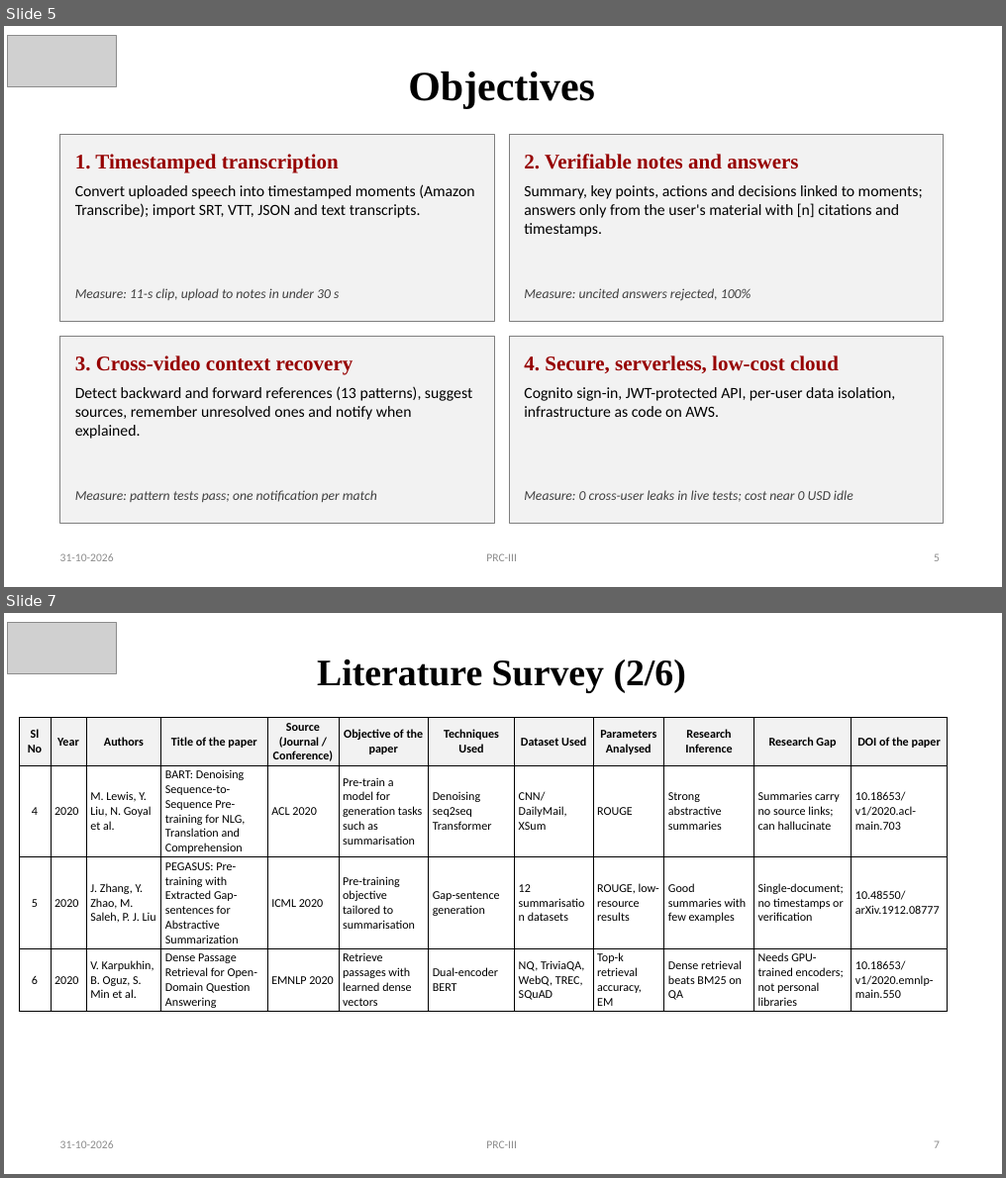
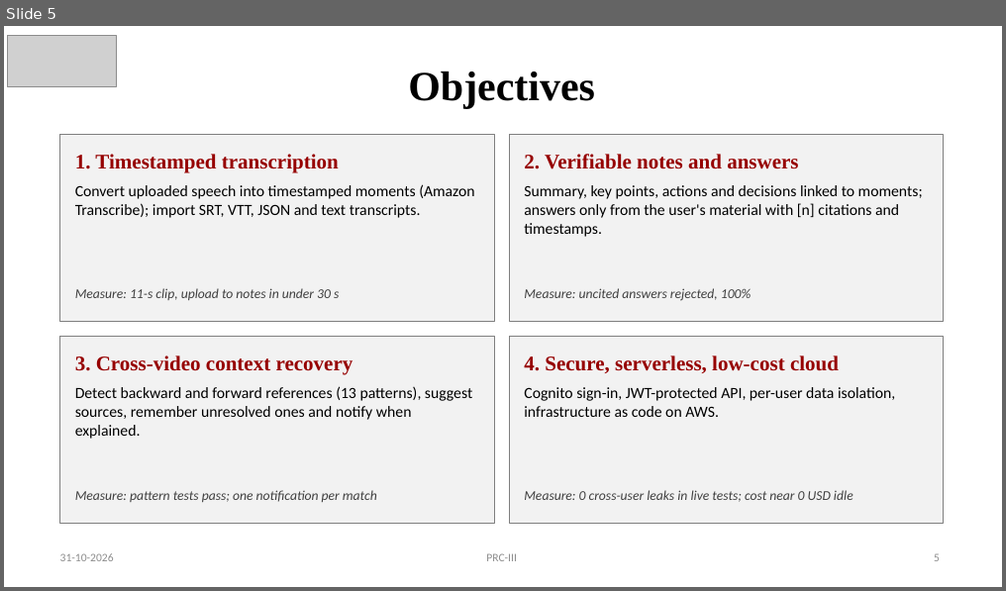
Before and after one commit to kmithileshhhhh05/cloudnote-ai, a slide deck: docs/submission/CloudNote_AI_PRC-III_Review.pptx. Shown one above the other, each under a label of ours: slides 5 and 7 before the commit, slide 5 after it; the slides between them are not shown. The pictures are 1006x1178 and 1006x591 pixels, drawn with LibreOffice and Linux fonts; fonts in the diff are those of the drawing; grey boxes stand for pictures. Boxes give left, top, right and bottom in pixels: in the first picture for what was removed or moved away, otherwise in the second. Text is boxed around its words. In the diff, an @@ line names an element or a change of style, - is before the commit and + after.

```diff
--- a/docs/submission/CloudNote_AI_PRC-III_Review.pptx
+++ b/docs/submission/CloudNote_AI_PRC-III_Review.pptx
@@ slide 7 removed at bbox=[4, 613, 1002, 1174], background #FFFFFF @@
@@ picture removed at bbox=[8, 622, 116, 673] @@
@@ text removed at bbox=[317, 659, 686, 693] @@
-Literature Survey (2/6)
@@ table removed at bbox=[19, 718, 947, 1012], 4 rows, 12 columns @@
-Sl No | Year | Authors | Title of the paper | Source (Journal / Conference) | Objective of the paper | Techniques Used | Dataset Used | Parameters Analysed | Research Inference | Research Gap | DOI of the paper
-4 | 2020 | M. Lewis, Y. Liu, N. Goyal et al. | BART: Denoising Sequence-to-Sequence Pre-training for NLG, Translation and Comprehension | ACL 2020 | Pre-train a model for generation tasks such as summarisation | Denoising seq2seq Transformer | CNN/DailyMail, XSum | ROUGE | Strong abstractive summaries | Summaries carry no source links; can hallucinate | 10.18653/v1/2020.acl-main.703
-5 | 2020 | J. Zhang, Y. Zhao, M. Saleh, P. J. Liu | PEGASUS: Pre-training with Extracted Gap-sentences for Abstractive Summarization | ICML 2020 | Pre-training objective tailored to summarisation | Gap-sentence generation | 12 summarisation datasets | ROUGE, low-resource results | Good summaries with few examples | Single-document; no timestamps or verification | 10.48550/arXiv.1912.08777
-6 | 2020 | V. Karpukhin, B. Oguz, S. Min et al. | Dense Passage Retrieval for Open-Domain Question Answering | EMNLP 2020 | Retrieve passages with learned dense vectors | Dual-encoder BERT | NQ, TriviaQA, WebQ, TREC, SQuAD | Top-k retrieval accuracy, EM | Dense retrieval beats BM25 on QA | Needs GPU-trained encoders; not personal libraries | 10.18653/v1/2020.emnlp-main.550
@@ text removed at bbox=[60, 1141, 114, 1149] @@
-31-10-2026
@@ text removed at bbox=[486, 1141, 517, 1149] @@
-PRC-III
@@ text removed at bbox=[934, 1141, 940, 1149] @@
-7
```
Also in this commit, not shown: 19 slides changed, 2 slides added, 2 other slides removed, 6 other files.
